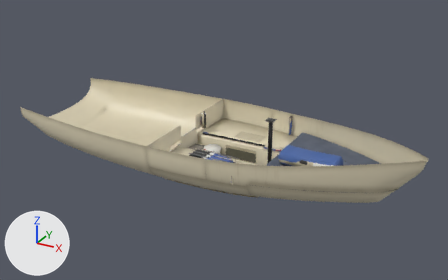
The FBX model Inputs/j22-hero/fbx/SM_J22H_Interior.fbx as it was, and as the next commit left it.
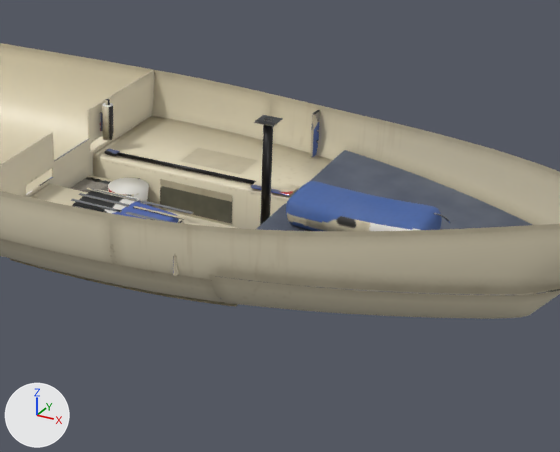
Old and new are each drawn whole from a 50 mm lens placed at (4.68, -8.21, 4.51), pointed at (0.13, 0.07, 0.37) and again close up on the part from 35% to 88% of the width and 25% to 92% of the height. The lights are fixed; the arrows at lower left show +X, +Y and +Z. The last two pictures show the newer version. Where no turn or scale is listed for an object, it has been applied to the vertices. Vertices at exactly the same position are counted once.

Before the edit, the objects in view are built like this:
```python
me_sm_j22h_interior = bpy.data.meshes.new('SM_J22H_Interior')
me_sm_j22h_interior.from_pydata(...)  # 31407 vertices, 30672 faces; spans x -3.4..3.39, y -1.21..1.21, z -0.19..0.92
me_sm_j22h_interior.materials.append(mat_j22h_interior)
ob_sm_j22h_interior = bpy.data.objects.new('SM_J22H_Interior', me_sm_j22h_interior)
ob_sm_j22h_interior.location = (0.0, 0.0, 0.0)
```
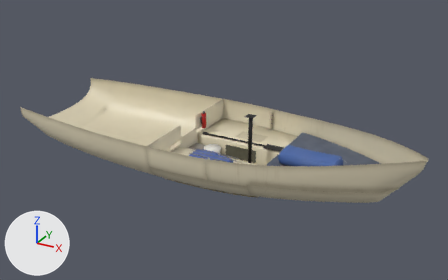
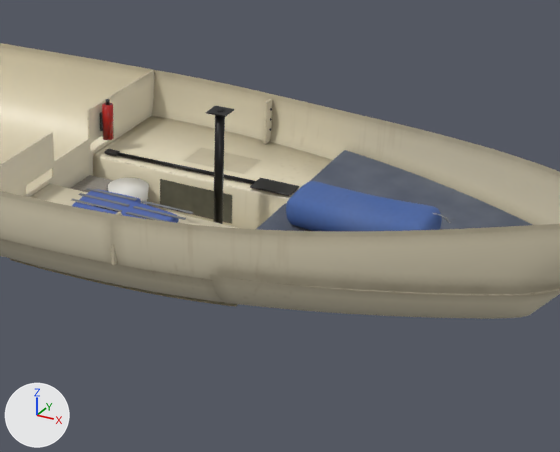
What differs and where, as boxes (x1, y1, x2, y2) in the close-ups (560 x 452 px; the box of a moved part takes in the faces that stretch with it):
'SM_J22H_Interior', reshaped, surface changed
    both: (0, 43, 560, 319)
part 1 of me_sm_j22h_interior, moved or reshaped
    before: (310, 110, 320, 157)
    after: (263, 99, 273, 144)
part 2 of me_sm_j22h_interior, moved or reshaped
    before: (173, 220, 184, 276)
    after: (111, 212, 122, 266)
part 3 of me_sm_j22h_interior, moved or reshaped
    before: (260, 118, 273, 225)
    after: (213, 109, 225, 224)
part 4 of me_sm_j22h_interior, moved or reshaped
    before: (254, 115, 283, 127)
    after: (206, 106, 234, 117)
part 5 of me_sm_j22h_interior, surface changed
    both: (26, 99, 560, 293)

Patch to the scene script:
```diff
--- a/Inputs/j22-hero/fbx/SM_J22H_Interior.fbx.py
+++ b/Inputs/j22-hero/fbx/SM_J22H_Interior.fbx.py
@@ me_sm_j22h_interior @@
 me_sm_j22h_interior.from_pydata(...)  # 31407 vertices, 30672 faces; spans x -3.4..3.39, y -1.21..1.21, z -0.19..0.92
 # used by ob_sm_j22h_interior; location = (0.0, 0.0, 0.0)
+# me_sm_j22h_interior part 1: the loose piece of 96 vertices spanning x 0.89..0.91, y 1.0..1.1, z 0.26..0.6 is moved by (-0.4, 0.06, 0.0)
+# me_sm_j22h_interior part 2: the loose piece of 96 vertices spanning x 0.89..0.91, y -1.1..-1.0, z 0.26..0.6 is moved by (-0.4, -0.06, 0.0)
+# me_sm_j22h_interior part 3: the loose piece of 48 vertices spanning x 0.97..1.03, y -0.03..0.03, z -0.1..0.92 is moved by (-0.35, 0.0, 0.0)
+# me_sm_j22h_interior part 4: the loose piece of 96 vertices spanning x 0.93..1.07, y -0.07..0.07, z 0.91..0.92 is moved by (-0.35, 0.0, 0.0)
+# me_sm_j22h_interior part 5: texture (UV) coordinates of 14878 of 30672 faces, centred in x -3.39..3.08, y -1.2..1.1, z -0.15..0.92, changed; they spanned u 0.0..1.0, v 0.0..1.0 and now span u 0.0..0.99, v 0.0..1.0
 me_sm_j22h_interior.materials.append(mat_j22h_interior)
```
